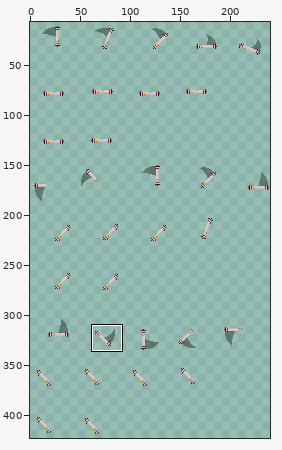
Two versions of one sprite sheet, client/img/1/NFT_28d12b4d6052b8b99b17f8708944ae0f0b655f5fe4e9899149e63e45b52f53f7.png. Above, an overview of the earlier version with the close-up marked.
Close-up. Old version:
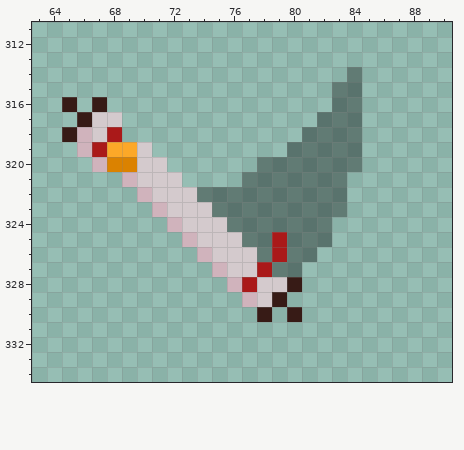
The file is 240x432 pixels. Shown: x 63..90, y 311..334. The wide view leaves out empty margins. The commit also changed other parts of the picture, which this record leaves out.
After the commit:
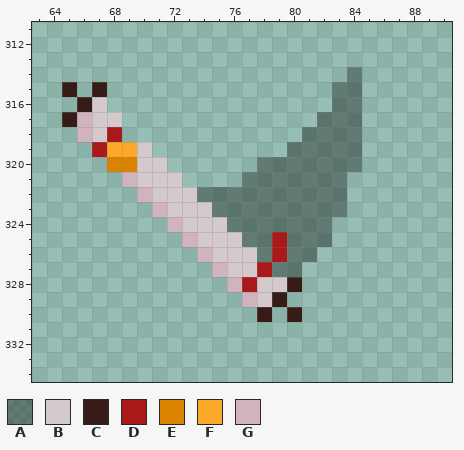
Palette (. is transparent): A #0000005a  B #d4cacd  C #371b16  D #aa1919  E #db8200  F #fca828  G #d0b3bc
From old to new:
The edit turns colour C into colour B in row 316 at x 67.
There is now colour C in row 315 at x 65 and 67; in row 316 at x 66; in row 317 at x 65.
The edit turns colour C into colour G in row 317 at x 66.
Colour C is removed in row 316 at x 65; in row 318 at x 65.
Colour G is removed in row 319 at x 66; in row 320 at x 67.
